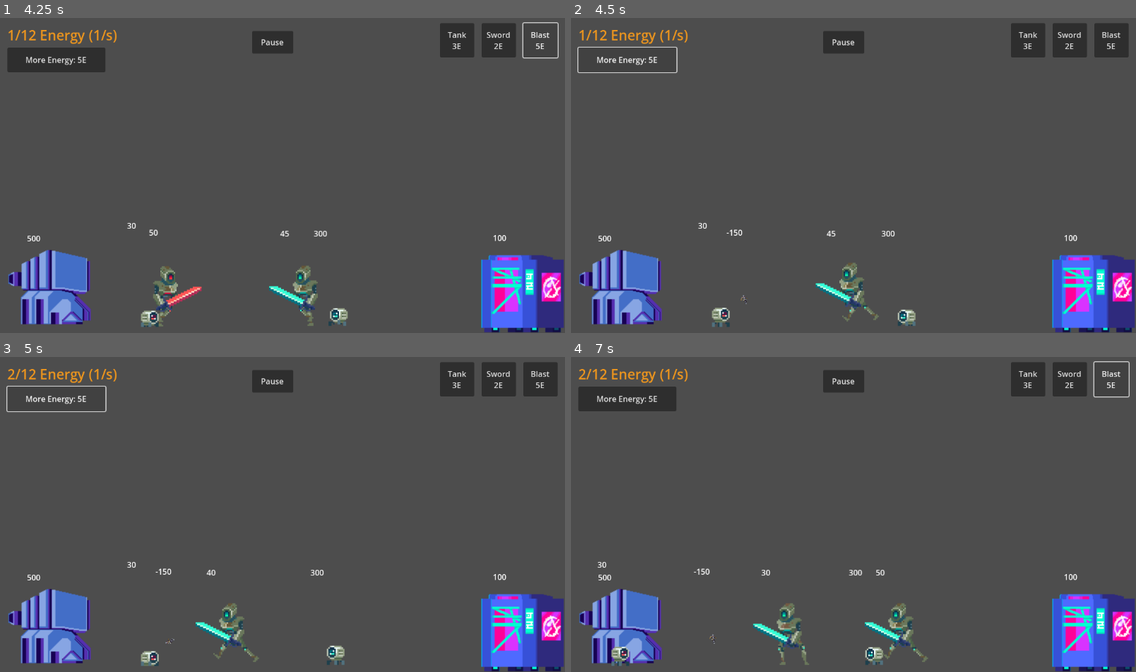
Above: before the commit, frames 1-4 (two rows, left to right).
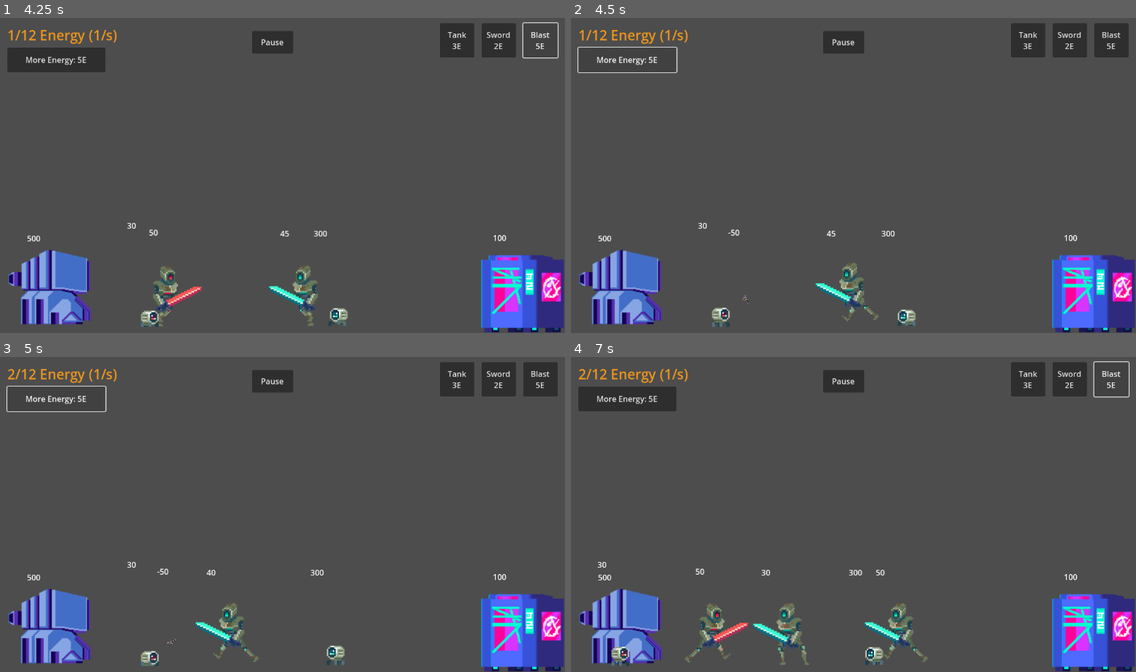
Above: after the commit, the same moments.

Repository: Vorbidden/BattleBots
Game: Godot game, scene res://Levels/Level2.tscn
Two runs of this game, one before a commit and one after it. Both use one fixed random seed, a clock stepped at 60 frames per second and the inputs below. This scene is started directly instead of the project's main scene.
Inputs:
- Up to frame 1 (4.25 s): click "Blast 5E" at 0.5 s; click "More Energy: 5E" at 1.25 s; click "Sword 2E" at 2 s; click "Tank 3E" at 2.75 s; click "Blast 5E" at 3.5 s
- Up to frame 2 (4.5 s): click "More Energy: 5E" at 4.25 s
- Up to frame 3 (5 s): no input
- Up to frame 4 (7 s): click "Sword 2E" at 5 s; click "Tank 3E" at 5.75 s; click "Blast 5E" at 6.5 s

Frame 1 is identical in both runs. In frame 2, less than 0.1% of the frame differs, in the area x 27-32%, y 67-91%; in frame 3, less than 0.1%; in frame 4, 0.6%, in the area x 20-32%, y 67-97%.

Commit message:
Did some audio adjustments

Diff:
--- a/CharacterBody2D.gd
+++ b/CharacterBody2D.gd
@@ -39,21 +39,14 @@
 			if !is_attacking:
 				if has_projectiles:
 					$Bullets.shoot_bullet(damage)
-					play_sound()
 				else:
-
-					$RayCast2D.get_collider().take_damage(damage)
-					if attack_frame != 0:
-						in_foreswing = true
-					else:
-						$RayCast2D.get_collider().take_damage(damage)
-						play_sound()
+					in_foreswing = true
+				play_sound()
 			is_attacking = true
 			velocity.x = 0
 			if in_foreswing:
 				if $Sprite2D.get_frame() == attack_frame:
 					$RayCast2D.get_collider().take_damage(damage)
-					play_sound()
 					in_foreswing = false
 	else:
 		if !is_attacking:
--- a/enemies/enemy2.tscn
+++ b/enemies/enemy2.tscn
@@ -210,7 +210,7 @@
 
 [node name="attack_sound" type="AudioStreamPlayer" parent="."]
 stream = ExtResource("4_q1eh7")
-volume_db = -29.514
+volume_db = -34.466
 
 [connection signal="animation_finished" from="Sprite2D" to="." method="_on_sprite_2d_animation_finished"]
 [connection signal="timeout" from="Bullets/Timer" to="Bullets" method="_on_timer_timeout"]
